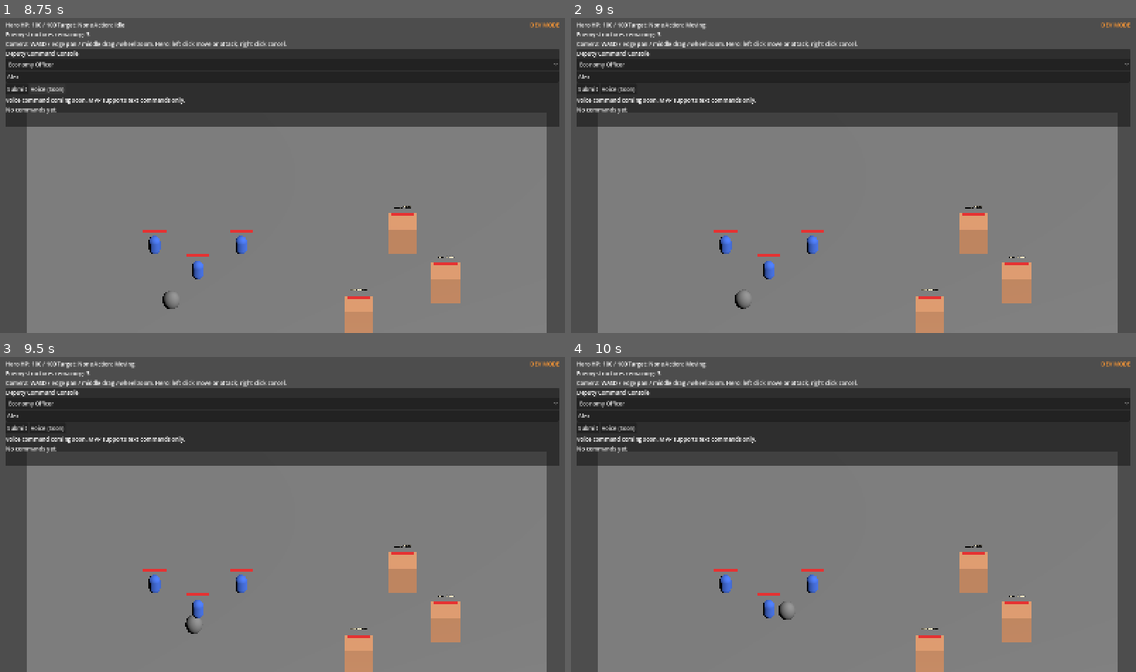
Above: before the commit, frames 1-4 (two rows, left to right).
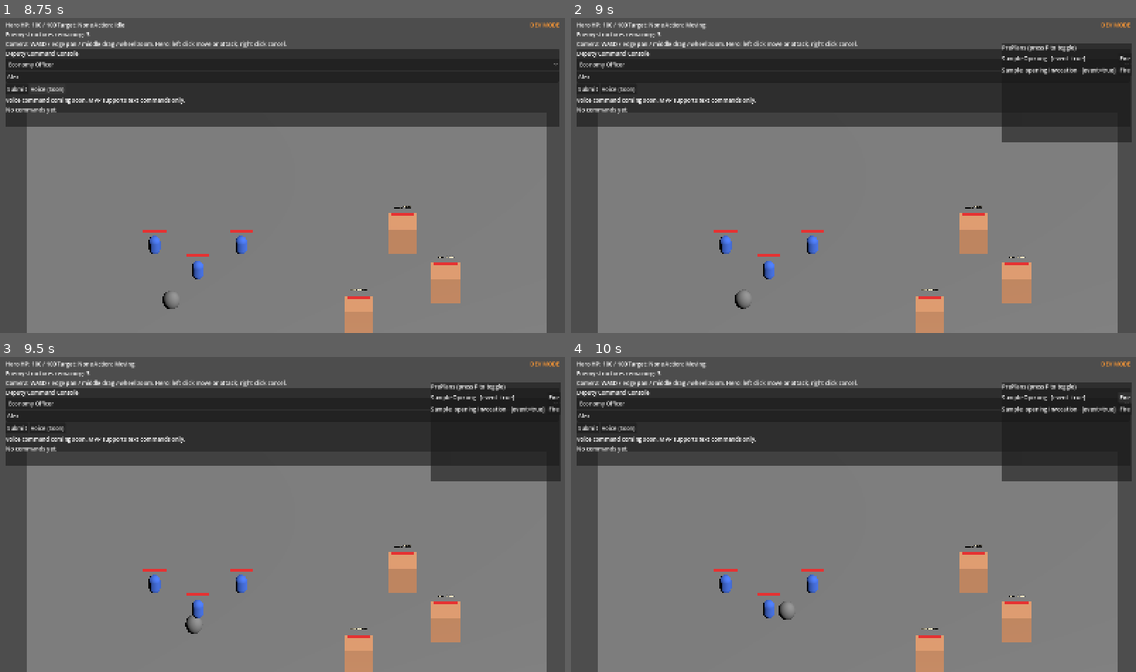
Above: after the commit, the same moments.

Repository: yanlinyi101/War-Buddy
Game: Godot game, scene res://scenes/main.tscn
The game is run twice, just before and just after one commit, with the same random seed, the same clock (stepped at 60 frames per second) and the same inputs.
Inputs (mouse positions are in pixels of both pictures, inside the frame that each line leads up to):
- Up to frame 1 (8.75 s): click (282, 77) at 0.52 s; type "Alex" at 0.6 s; click "Combat Squad Leader" at 1.25 s; click "Submit" at 2 s; click "Economy Officer" at 2.75 s; click "Voice (Soon)" at 3.5 s; click "Economy Officer" at 4.25 s; click "Submit" at 5 s; click "Voice (Soon)" at 5.75 s; click "Economy Officer" at 6.5 s; click "Submit" at 7.25 s; click "Voice (Soon)" at 8 s
- Up to frame 2 (9 s): tap Enter at 8.75 s; move the mouse to (977, 159) at 8.77 s; tap P at 8.85 s; click (977, 159) at 8.92 s
- Up to frame 3 (9.5 s): no input
- Up to frame 4 (10 s): click (1124, 397) at 9.5 s, where only the run after the commit has a clickable "Fire"

Frame 1 is identical in both runs. In frame 2, 2.1% of the frame differs, in the area x 76-100%, y 8-40%; in frame 3, 2.1%; in frame 4, 2.1%.

Commit message:
feat(godot): PrePlan debug picker HUD (v0.14.0, doc 10 §4 minimal)
scenes/preplan_picker_hud.tscn + scripts/hud/preplan_picker_hud.gd.
Toggle with P in debug builds. Lists every preplan loaded by
PrePlanRunner with its trigger event. Each row has a Fire button
that calls PrePlanRunner.notify_event(plan.trigger.event, …) to
manually trigger the preplan and watch the deputy/captain response
without waiting for the real event condition.

Spawned only inside if OS.is_debug_build(). Release builds never
carry it.

This is NOT the full spec 10 §4 war-room — no form editor, no
order-edit modal, no region painter, no share-code import. v0.14.0
is the smallest piece of doc 10 that has playtest value today:
verify a hand-authored .tres preplan fires correctly in-game.

272/272 tests still green (picker is purely visual).

Diff:
--- /dev/null
+++ b/godot/scenes/preplan_picker_hud.tscn
@@ -0,0 +1,34 @@
+[gd_scene load_steps=2 format=3 uid="uid://preplanpicker"]
+
+[ext_resource type="Script" path="res://scripts/hud/preplan_picker_hud.gd" id="1_picker"]
+
+[node name="PrePlanPickerHud" type="Control"]
+anchor_left = 1.0
+anchor_top = 0.0
+anchor_right = 1.0
+anchor_bottom = 0.0
+offset_left = -380.0
+offset_top = 80.0
+offset_right = -12.0
+offset_bottom = 360.0
+mouse_filter = 2
+script = ExtResource("1_picker")
+
+[node name="Panel" type="PanelContainer" parent="."]
+anchor_right = 1.0
+anchor_bottom = 1.0
+mouse_filter = 2
+
+[node name="VBox" type="VBoxContainer" parent="Panel"]
+theme_override_constants/separation = 4
+
+[node name="Title" type="Label" parent="Panel/VBox"]
+text = "PrePlans (press P to toggle)"
+
+[node name="ScrollContainer" type="ScrollContainer" parent="Panel/VBox"]
+size_flags_vertical = 3
+custom_minimum_size = Vector2(0, 200)
+
+[node name="List" type="VBoxContainer" parent="Panel/VBox/ScrollContainer"]
+size_flags_horizontal = 3
+theme_override_constants/separation = 2
--- a/godot/scripts/bootstrap.gd
+++ b/godot/scripts/bootstrap.gd
@@ -24,6 +24,7 @@
 const HitstopScript = preload("res://scripts/feel/hitstop.gd")
 const EventLogHudScene = preload("res://scenes/event_log_hud.tscn")
 const NavRecoveryScript = preload("res://scripts/nav_recovery.gd")
+const PrePlanPickerScene = preload("res://scenes/preplan_picker_hud.tscn")
 
 @onready var world: Node3D = $World
 @onready var hero = $World/CommanderHero
@@ -209,6 +210,11 @@
 		hud.add_child(event_log)
 		event_log.bind_event_bus(EventBus)
 		print("[RTSMVP] EventLogHud ready (press ` to toggle)")
+		# v0.14.0: PrePlan picker (debug builds only — doc 10 §4 partial slice).
+		var preplan_picker = PrePlanPickerScene.instantiate()
+		hud.add_child(preplan_picker)
+		preplan_picker.bind_runner(pre_plan_runner)
+		print("[RTSMVP] PrePlanPickerHud ready (press P to toggle)")
 
 func _register_enemy_buildings() -> void:
 	for node in get_tree().get_nodes_in_group("enemy_buildings"):
--- /dev/null
+++ b/godot/scripts/hud/preplan_picker_hud.gd
@@ -0,0 +1,75 @@
+class_name PrePlanPickerHud
+extends Control
+
+# Doc 10 §4 minimal slice (v0.14.0). Debug-only overlay that lists every
+# preplan loaded by PrePlanRunner. Click a row to manually fire its
+# trigger (simulating the matching event). Useful for playtesting
+# preplan responses without waiting for the real event.
+#
+# Full war-room UI (form editor, region painter, share-code import) is
+# multi-day work; this panel is the smallest piece that gives designers
+# a verifiable round-trip from .tres → in-game effect.
+
+signal preplan_fired(plan_name: String)
+
+@onready var _title: Label = $Panel/VBox/Title
+@onready var _list: VBoxContainer = $Panel/VBox/ScrollContainer/List
+
+var _runner: Node = null
+
+func bind_runner(runner: Node) -> void:
+	_runner = runner
+	_refresh()
+
+func _ready() -> void:
+	visible = false
+	if _title != null:
+		_title.text = "PrePlans (press P to toggle)"
+
+func _refresh() -> void:
+	if _list == null:
+		return
+	for child in _list.get_children():
+		child.queue_free()
+	if _runner == null:
+		return
+	# Duck-type: PrePlanRunner has _plans Array (no public accessor; v0.14.0
+	# adds one if missing in v0.14.1).
+	var plans: Array = _runner.get("_plans") if _runner.get("_plans") != null else []
+	if plans.is_empty():
+		var empty = Label.new()
+		empty.text = "(no preplans loaded)"
+		_list.add_child(empty)
+		return
+	for p in plans:
+		var row = HBoxContainer.new()
+		var name_label = Label.new()
+		name_label.text = "%s   [event=%s]" % [
+			p.get("name") if p.get("name") != null else "(unnamed)",
+			p.get("trigger") and p.trigger.get("event") if p.get("trigger") != null else "?"
+		]
+		name_label.size_flags_horizontal = SIZE_EXPAND_FILL
+		row.add_child(name_label)
+		var btn = Button.new()
+		btn.text = "Fire"
+		btn.pressed.connect(_on_fire_pressed.bind(p))
+		row.add_child(btn)
+		_list.add_child(row)
+
+func _on_fire_pressed(plan: Resource) -> void:
+	if _runner == null or plan == null or plan.trigger == null:
+		return
+	# Synthesize a minimal payload that matches the trigger's event so the
+	# trigger.matches() filter accepts it. Conditions on payload (elapsed_s,
+	# enemy_count) are passed as zeros — they'll pass within_seconds_of_start
+	# and fail enemy_count_at_least, which is the right "manual test" mode:
+	# only fires if conditions allow zero-state to satisfy.
+	_runner.notify_event(plan.trigger.event, {"elapsed_s": 0, "enemy_count": 0})
+	preplan_fired.emit(String(plan.get("name") if plan.get("name") != null else "(unnamed)"))
+
+func _unhandled_input(event: InputEvent) -> void:
+	if event is InputEventKey and event.pressed and not event.echo:
+		if event.keycode == KEY_P:
+			visible = not visible
+			if visible:
+				_refresh()
Not shown, added: godot/scripts/hud/preplan_picker_hud.gd.uid
Not shown, changed: CHANGELOG.md
